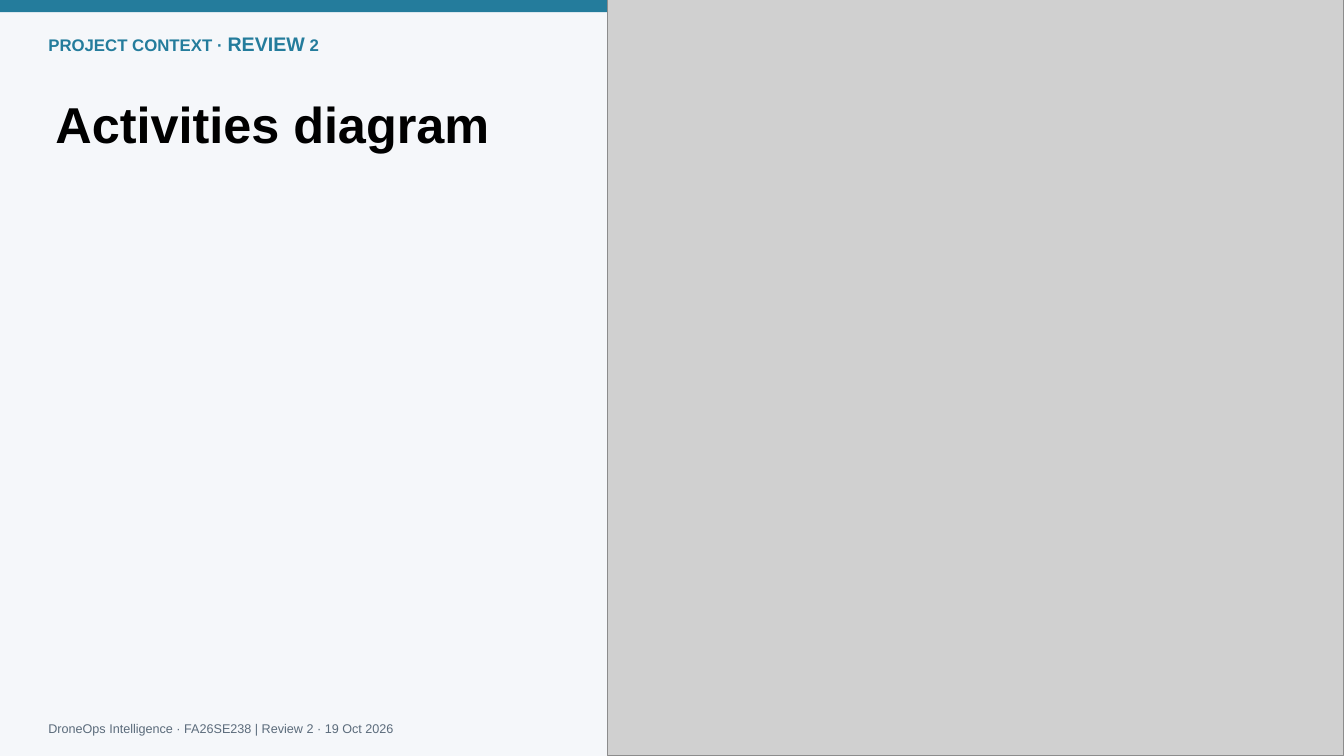
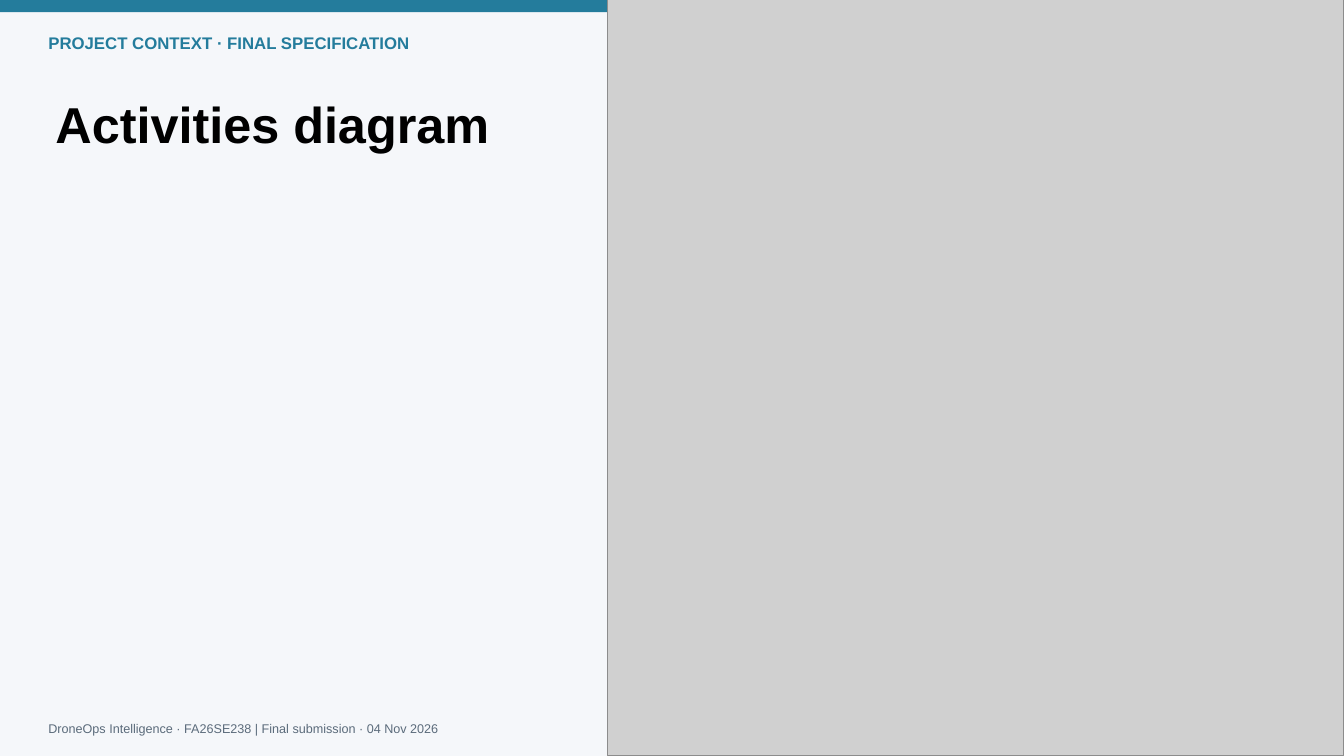
Before and after one commit to alexLe2802/DroneOps-Intelligence-, a slide deck: slide 6 of docs/slides/DroneOps_Review2.pptx. Drawn at 1344x756 pixels with LibreOffice and Linux fonts; fonts in the diff are those of the drawing; grey boxes stand for pictures; background and template pictures are left out. Boxes give left, top, right and bottom in pixels: in the first picture for what was removed or moved away, otherwise in the second. Text is boxed around its words. In the diff, an @@ line names an element or a change of style, - is before the commit and + after.

```diff
--- a/docs/slides/DroneOps_Review2.pptx
+++ b/docs/slides/DroneOps_Review2.pptx
@@ text at box(48, 37, 409, 49): text changed @@
-PROJECT CONTEXT · REVIEW 2
+PROJECT CONTEXT · FINAL SPECIFICATION
@@ text at box(48, 724, 438, 736): text changed @@
-DroneOps Intelligence · FA26SE238 | Review 2 · 19 Oct 2026
+DroneOps Intelligence · FA26SE238 | Final submission · 04 Nov 2026
```
Also in this commit, not shown: 19 other slides changed, 2 slides added, 35 other files.
